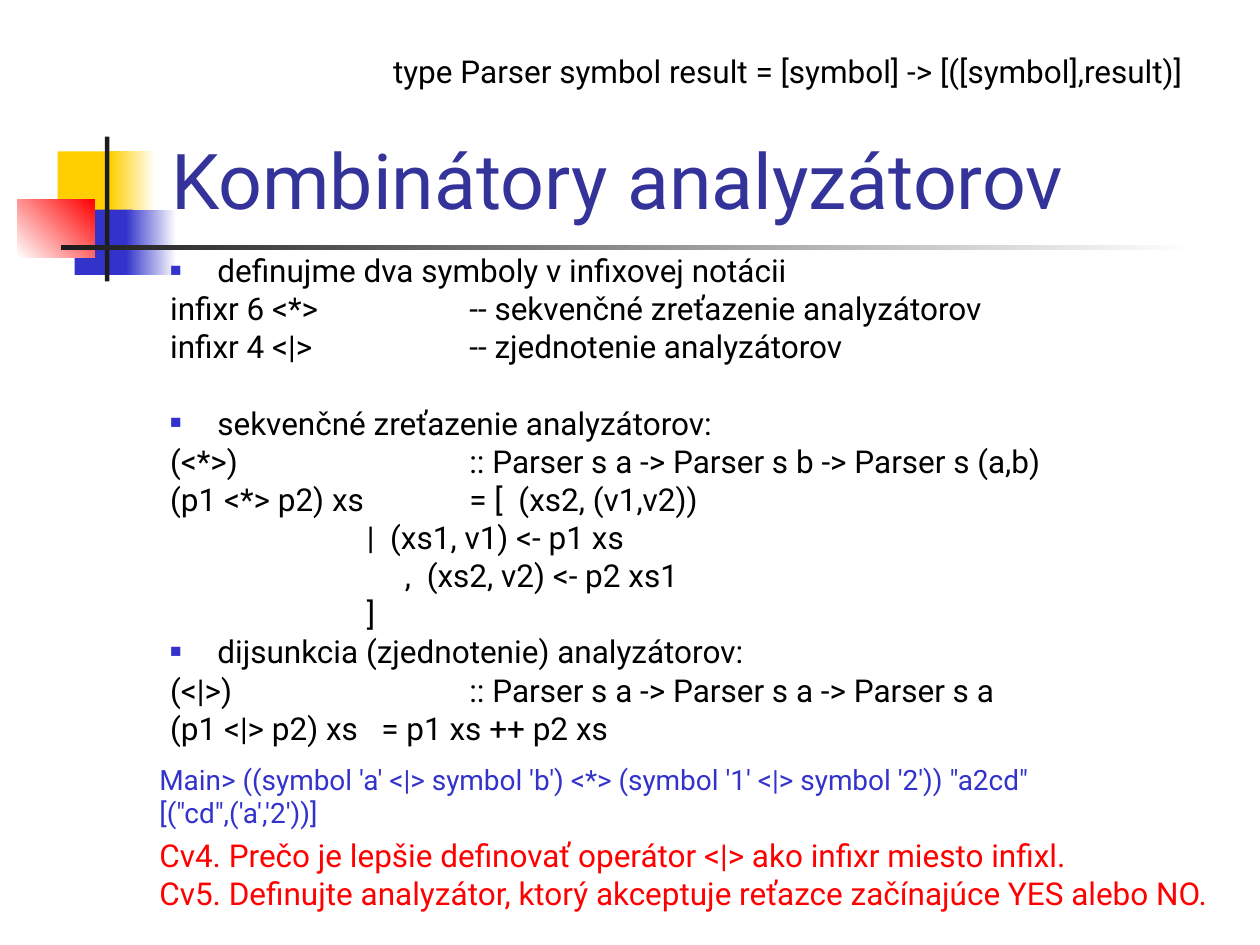
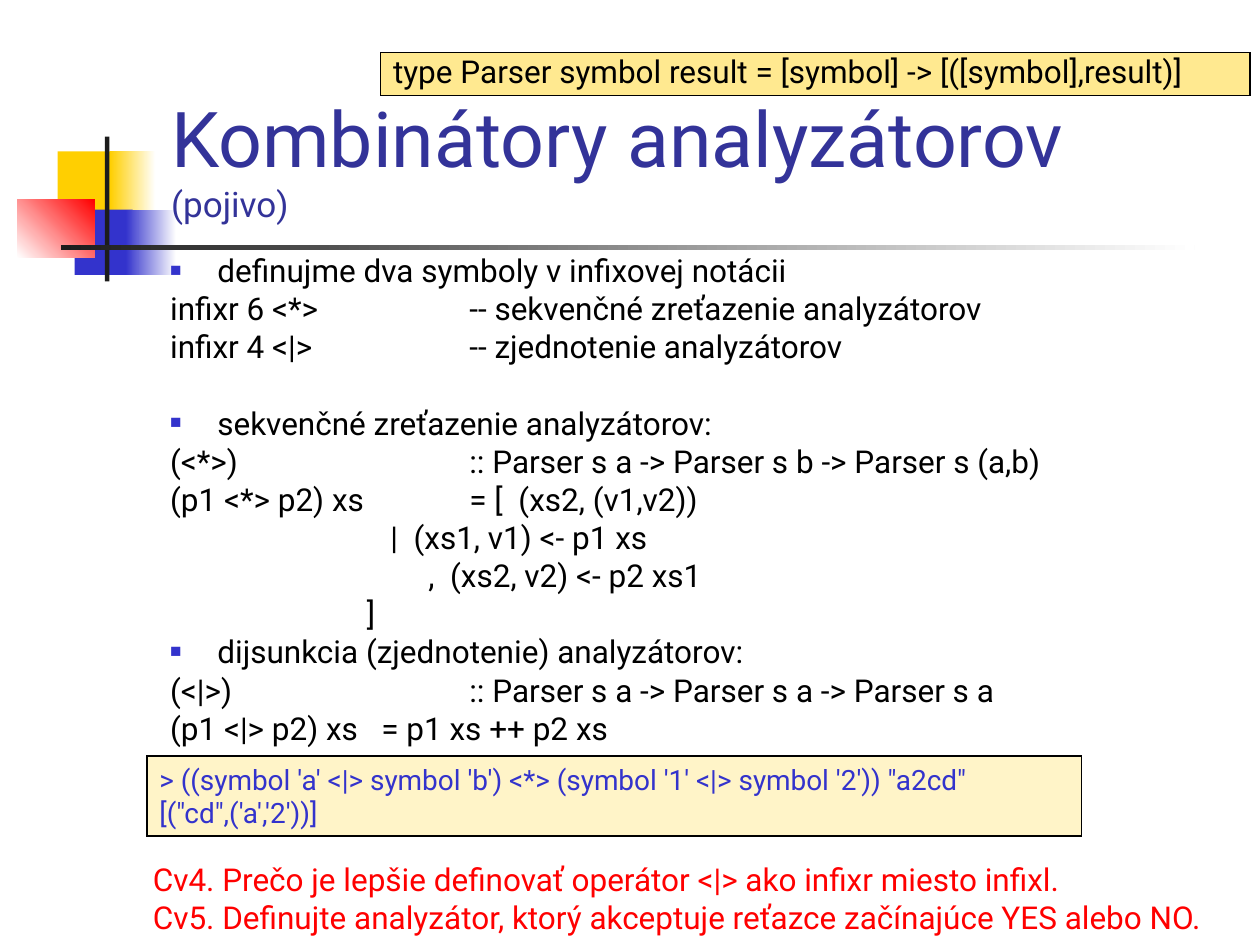
Before and after one commit to Funkcionalne/Prednasky, a slide deck: slide 19 of 09/09_fpro.ppt (slide 13 before the commit). Drawn at 1260x945 pixels with LibreOffice and Linux fonts; fonts in the diff are those of the drawing. Boxes give left, top, right and bottom in pixels: in the first picture for what was removed or moved away, otherwise in the second. Text is boxed around its words. In the diff, an @@ line names an element or a change of style, - is before the commit and + after.

```diff
--- a/09/09_fpro.ppt
+++ b/09/09_fpro.ppt
@@ rectangle "type Parser symbol result = ...": place and size @@
-rectangle "type Parser symbol result = ..." at (393, 57, 1182, 90)
+rectangle "type Parser symbol result = ..." at (381, 53, 1250, 96)
@@ rectangle "type Parser symbol result = ..." at (381, 53, 1250, 96): fill none to #FFE990; outline none to #000000 0.74 pt @@
@@ title at (171, 109, 1063, 225): text changed @@
-Kombinátory analyzátorov
+Kombinátory analyzátorov
+(pojivo)
@@ rectangle "> ((symbol 'a' <|> symbol ...": place and size @@
-rectangle "> ((symbol 'a' <|> symbol ..." at (159, 768, 1028, 829)
+rectangle "> ((symbol 'a' <|> symbol ..." at (147, 756, 1082, 837)
@@ rectangle "> ((symbol 'a' <|> symbol ..." at (147, 756, 1082, 837): fill none to #FFF4C8; outline none to #000000 0.74 pt @@
@@ text in rectangle at (181, 768, 966, 796): text changed @@
-Main> ((symbol 'a' <|> symbol 'b') <*> (symbol '1' <|> symbol '2')) "a2cd"
+> ((symbol 'a' <|> symbol 'b') <*> (symbol '1' <|> symbol '2')) "a2cd"
@@ text "Cv4. Prečo je lepšie definovať ...": place and size @@
-text "Cv4. Prečo je lepšie definovať ..." at (159, 841, 1207, 912)
+text "Cv4. Prečo je lepšie definovať ..." at (153, 865, 1201, 936)
```
Also in this commit, not shown: 20 other slides changed, 6 slides added, 3 other files.
